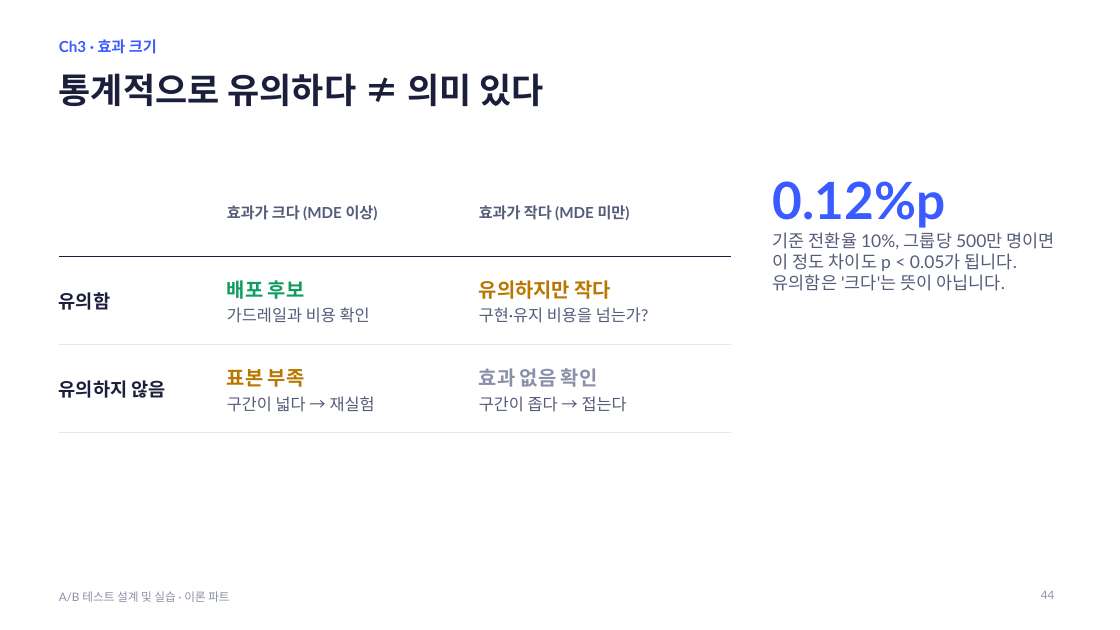
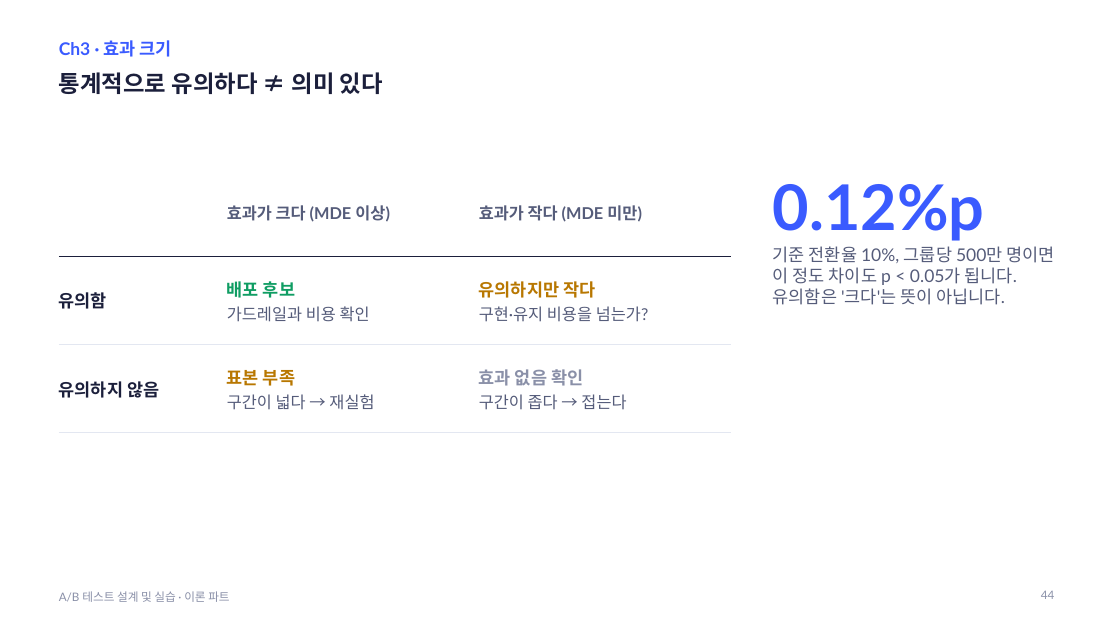
Before and after one commit to JungYeoni/quickmart-lab-rats, a slide deck: slide 44 of docs/lecture/ab-testing-theory.pptx. Drawn at 1120x630 pixels with LibreOffice and Linux fonts; fonts in the diff are those of the drawing. Boxes give left, top, right and bottom in pixels: in the first picture for what was removed or moved away, otherwise in the second. Text is boxed around its words. In the diff, an @@ line names an element or a change of style, - is before the commit and + after.

Commit message:
docs: 이론 PPT 글씨 크기 통일과 PPT 작성 규칙 추가
- 라벨 15pt, 제목·소제목 20pt, 본문 15pt 등 8단계 크기로 통일
- CLAUDE.md에 강의 PPT 작성 규칙(글씨 크기, 디자인, 수치 표기) 추가

```diff
--- a/docs/lecture/ab-testing-theory.pptx
+++ b/docs/lecture/ab-testing-theory.pptx
@@ text "Ch3 · 효과 크기" at (59, 40, 172, 57): size 13 to 15 pt @@
@@ title "통계적으로 유의하다 ≠ 의미 있다" at (59, 72, 383, 94): size 30 to 20 pt @@
@@ table at (59, 168, 731, 414) @@
@@ size 13 to 14 pt in "효과가 크다 (MDE 이상)", "효과가 작다 (MDE 미만)" @@
@@ size 16 to 15 pt in "유의함", "유의하지 않음" @@
@@ size 17 to 15 pt in "배포 후보", "유의하지만 작다", "표본 부족", "효과 없음 확인" @@
@@ text at (773, 184, 985, 241): size 44 to 54 pt in "0.12%p" @@
```
Also in this commit, not shown: 59 other slides changed, 1 other file.
